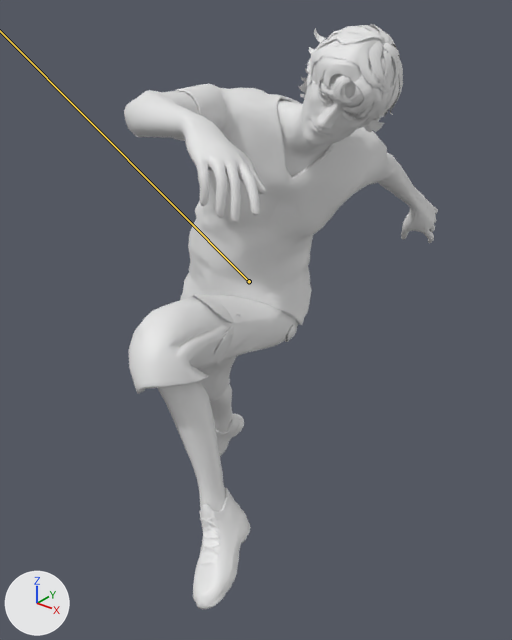
The glTF model Player/Player.glb as it was, and as the next commit left it.
Both versions are drawn from a camera (50 mm lens) standing at (2.44, -2.97, 3.71) and looking at (-0.07, 0.16, 1.77). The lights are fixed; the arrows at lower left show +X, +Y and +Z. Both versions are drawn at frame 3 of the action 'RunningJump'; the numbers are the values there. The bones that change are drawn over the model as lines.

Objects in the first picture: 'Body'.
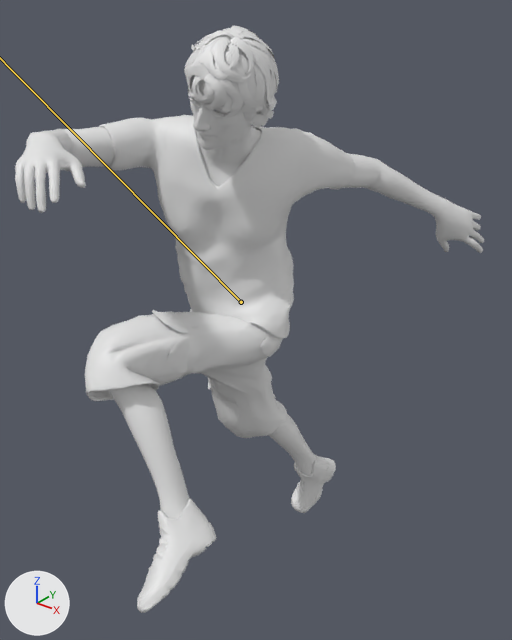
Changed parts and their boxes (x1, y1, x2, y2) in the pictures (512 x 640 px):
'Body', posed (49% wider)
    before: (124, 24, 438, 609)
    after: (15, 26, 484, 613)

What changed in the scene script:
```text
Change bone_mixamorig_hips:
    where bone_mixamorig_hips = bpy.data.objects['Armature'].pose.bones['mixamorig:Hips']
    bone_mixamorig_hips.location: (0.0, 0.0, 0.0) -> (-6.0, -15.0, 0.0)
    bone_mixamorig_hips.rotation_quaternion: (1.0, 0.0, 0.0, 0.0) -> (0.971, 0.023, -0.187, 0.142)  # degrees (0, 0, 0) -> degrees (-1, -22, 17)
```
